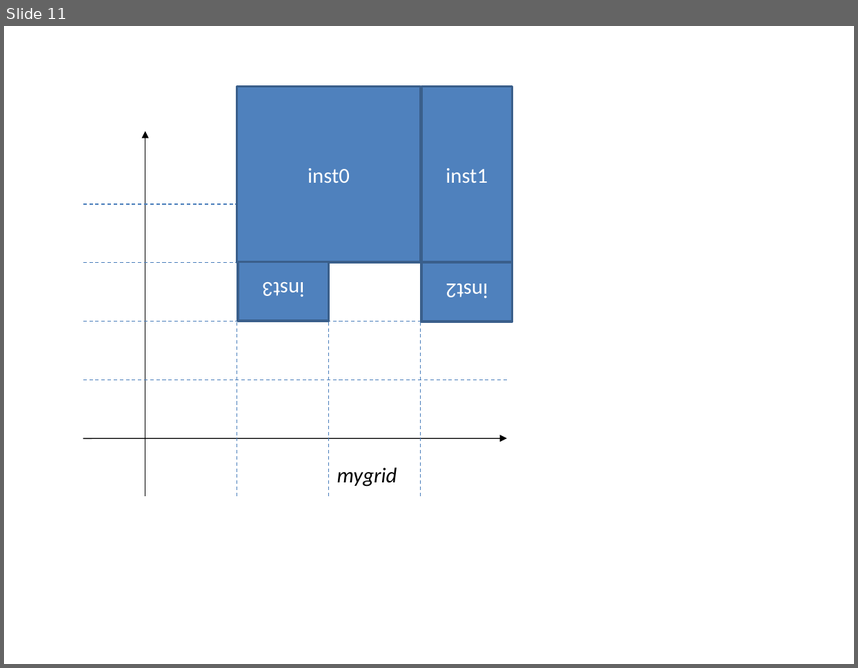
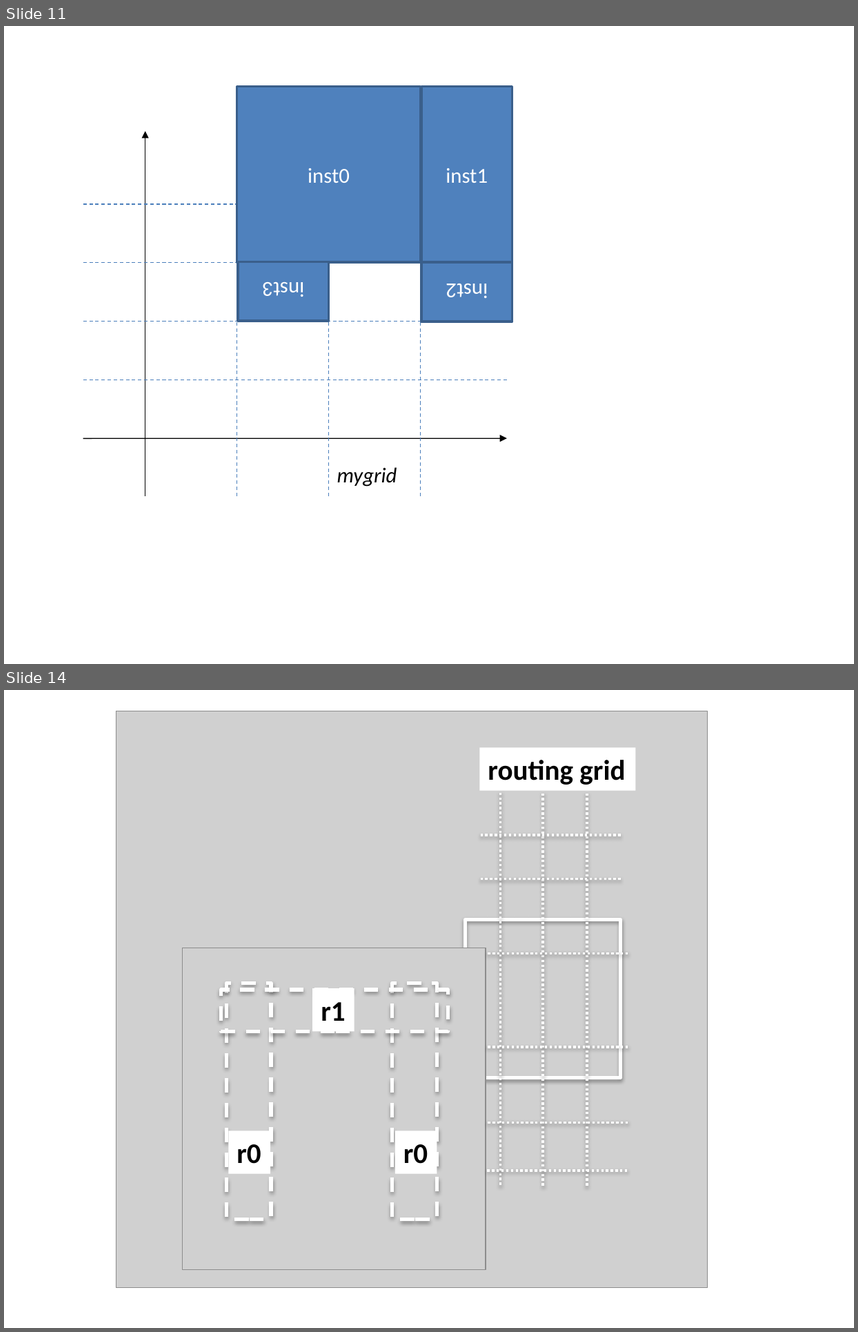
Before and after one commit to davehaglan/laygo, a slide deck: docs/source/tutorial/images/drawings.pptx. Shown one above the other, each under a label of ours: slide 11 before the commit, slides 11 and 14 after it; the slides between them are not shown. The pictures are 858x668 and 858x1332 pixels, drawn with LibreOffice and Linux fonts; fonts in the diff are those of the drawing; grey boxes stand for pictures. Boxes give left, top, right and bottom in pixels: in the first picture for what was removed or moved away, otherwise in the second. Text is boxed around its words. In the diff, an @@ line names an element or a change of style, - is before the commit and + after.

```diff
--- a/docs/source/tutorial/images/drawings.pptx
+++ b/docs/source/tutorial/images/drawings.pptx
@@ slide 14 added at box(4, 690, 854, 1328), background #FFFFFF @@
@@ picture added at box(116, 711, 708, 1288) @@
@@ rectangle added at box(480, 748, 637, 790), fill #FFFFFF, 24 pt, text #000000, bold @@
+routing grid
@@ line added from (500, 793) to (500, 1185), #FFFFFF 2 pt dashed @@
@@ line added from (543, 793) to (543, 1185), #FFFFFF 2 pt dashed @@
@@ line added from (587, 793) to (587, 1185), #FFFFFF 2 pt dashed @@
@@ line added from (620, 836) to (480, 836), #FFFFFF 2 pt dashed @@
@@ line added from (620, 879) to (480, 879), #FFFFFF 2 pt dashed @@
@@ rectangle added at box(466, 920, 621, 1078), outline #FFFFFF 3 pt @@
@@ picture added at box(183, 947, 486, 1269) @@
@@ line added from (628, 954) to (487, 954), #FFFFFF 2 pt dashed @@
@@ rectangle added at box(221, 989, 448, 1031), outline #FFFFFF 3 pt dashed @@
@@ rectangle added at box(227, 983, 271, 1219), outline #FFFFFF 3 pt dashed @@
@@ rectangle added at box(312, 988, 355, 1031), fill #FFFFFF, 24 pt, text #000000, bold @@
+r1
@@ rectangle added at box(392, 983, 437, 1219), outline #FFFFFF 3 pt dashed @@
@@ line added from (628, 1047) to (487, 1047), #FFFFFF 2 pt dashed @@
@@ line added from (628, 1122) to (487, 1122), #FFFFFF 2 pt dashed @@
@@ rectangle added at box(228, 1130, 270, 1173), fill #FFFFFF, 24 pt, text #000000, bold @@
+r0
@@ rectangle added at box(395, 1130, 437, 1173), fill #FFFFFF, 24 pt, text #000000, bold @@
+r0
@@ line added from (627, 1170) to (486, 1170), #FFFFFF 2 pt dashed @@
```
Also in this commit, not shown: 2 other slides added, 1 slide removed, 6 other files.
